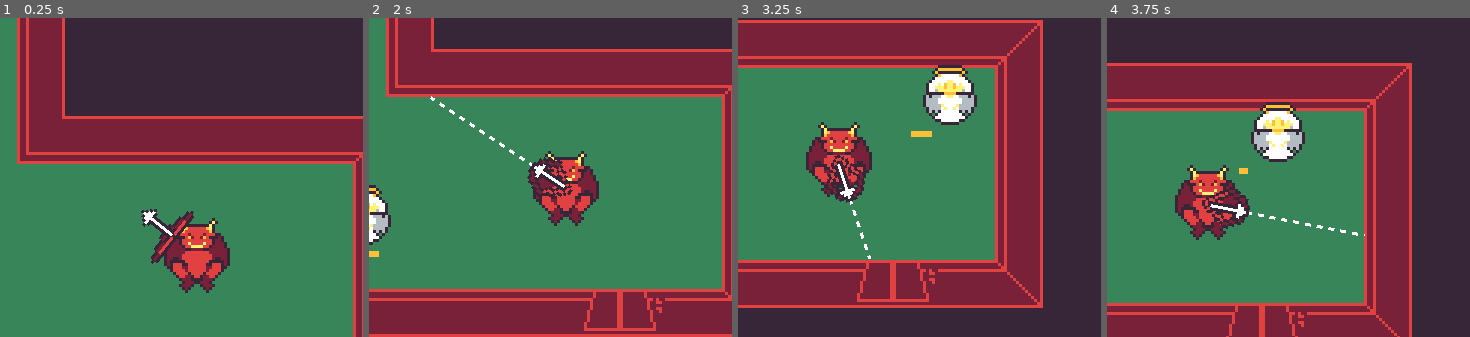
Above: before the commit, frames 1-4 (left to right).
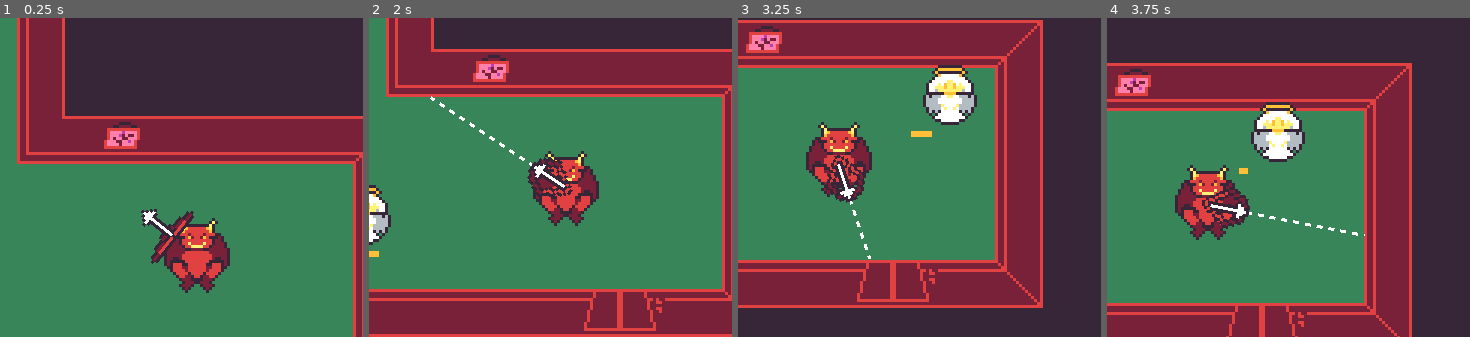
Above: after the commit, the same moments.

Repository: rthurmed/DiveIntoHell
Game: Godot game, scene res://src/levels/LevelTutorial.tscn
Two runs of this game, one before a commit and one after it. Both use one fixed random seed, a clock stepped at 60 frames per second and the inputs below.
Inputs:
- Up to frame 1 (0.25 s): no input
- Up to frame 2 (2 s): hold D (player_right) 0.53-1.28 s; tap Space (player_dash) at 0.6, 1.35 s; hold S (player_down) from 1.28 s (still down)
- Up to frame 3 (3.25 s): release S (player_down) at 2.03 s; hold D (player_right) 2.03-2.78 s; tap Space (player_dash) at 2.1, 2.85 s; hold W (player_up) from 2.78 s (still down)
- Up to frame 4 (3.75 s): release W (player_up) at 3.53 s; hold A (player_left) from 3.53 s (still down); tap Space (player_dash) at 3.6 s
The pictures show only the part of the screen within x 44-94%, y 30-80%; the shares and areas given below are measured in that part.

The runs differ from the first frame. In frame 1, 0.6% of the frame differs, in the area x 28-39%, y 32-42%; in frame 2, 0.6%; in frame 3, 0.6%; in frame 4, 0.6%.

Commit message:
Added decorations to levels

Diff:
--- a/src/levels/LevelCactus.tscn
+++ b/src/levels/LevelCactus.tscn
@@ -6,6 +6,7 @@
 [ext_resource path="res://src/world/Door.tscn" type="PackedScene" id=4]
 [ext_resource path="res://src/levels/Level.tscn" type="PackedScene" id=5]
 [ext_resource path="res://src/levels/LevelSubmarine.tscn" type="PackedScene" id=6]
+[ext_resource path="res://assets/decoration.png" type="Texture" id=7]
 
 [node name="Level1" type="Node2D"]
 
@@ -21,6 +22,22 @@
 [node name="DoorExit" parent="." instance=ExtResource( 4 )]
 position = Vector2( 110, 224 )
 rotation = -3.14159
+
+[node name="Decoration" type="Node2D" parent="."]
+
+[node name="Sprite" type="Sprite" parent="Decoration"]
+position = Vector2( 33, 24 )
+texture = ExtResource( 7 )
+hframes = 7
+vframes = 7
+frame = 3
+
+[node name="Sprite2" type="Sprite" parent="Decoration"]
+position = Vector2( 168, -8 )
+texture = ExtResource( 7 )
+hframes = 7
+vframes = 7
+frame = 5
 
 [node name="Level" parent="." instance=ExtResource( 5 )]
 next_scene = ExtResource( 6 )
--- a/src/levels/LevelDiagonalIntro.tscn
+++ b/src/levels/LevelDiagonalIntro.tscn
@@ -6,6 +6,7 @@
 [ext_resource path="res://src/enemy/devil/Devil.tscn" type="PackedScene" id=4]
 [ext_resource path="res://src/player/Player.tscn" type="PackedScene" id=5]
 [ext_resource path="res://src/world/Door.tscn" type="PackedScene" id=6]
+[ext_resource path="res://assets/decoration.png" type="Texture" id=7]
 
 [node name="LevelDiagonalIntro" type="Node2D"]
 
@@ -21,6 +22,25 @@
 [node name="DoorExit" parent="." instance=ExtResource( 6 )]
 position = Vector2( 224, 106 )
 rotation = 1.5708
+
+[node name="Decoration" type="Node2D" parent="."]
+
+[node name="Sprite" type="Sprite" parent="Decoration"]
+position = Vector2( 232, 84 )
+rotation = 1.5708
+scale = Vector2( -1, 1 )
+texture = ExtResource( 7 )
+hframes = 7
+vframes = 7
+frame = 17
+
+[node name="Sprite2" type="Sprite" parent="Decoration"]
+position = Vector2( 72, 72 )
+scale = Vector2( -1, 1 )
+texture = ExtResource( 7 )
+hframes = 7
+vframes = 7
+frame = 5
 
 [node name="Level" parent="." instance=ExtResource( 2 )]
 next_scene = ExtResource( 3 )
--- a/src/levels/LevelElephant.tscn
+++ b/src/levels/LevelElephant.tscn
@@ -7,6 +7,7 @@
 [ext_resource path="res://src/world/Portal.tscn" type="PackedScene" id=5]
 [ext_resource path="res://src/world/Door.tscn" type="PackedScene" id=6]
 [ext_resource path="res://src/levels/LevelGears.tscn" type="PackedScene" id=7]
+[ext_resource path="res://assets/decoration.png" type="Texture" id=8]
 
 [node name="LevelElephant" type="Node2D"]
 
@@ -23,6 +24,15 @@
 [node name="DoorExit" parent="." instance=ExtResource( 6 )]
 position = Vector2( 160, 168 )
 rotation = 1.5708
+
+[node name="Decoration" type="Node2D" parent="."]
+
+[node name="Sprite" type="Sprite" parent="Decoration"]
+position = Vector2( 104, 88 )
+texture = ExtResource( 8 )
+hframes = 7
+vframes = 7
+frame = 4
 
 [node name="Level" parent="." instance=ExtResource( 2 )]
 next_scene = ExtResource( 7 )
--- a/src/levels/LevelFrog.tscn
+++ b/src/levels/LevelFrog.tscn
@@ -7,6 +7,7 @@
 [ext_resource path="res://src/world/Portal.tscn" type="PackedScene" id=5]
 [ext_resource path="res://src/world/Door.tscn" type="PackedScene" id=6]
 [ext_resource path="res://src/levels/LevelTurtle.tscn" type="PackedScene" id=7]
+[ext_resource path="res://assets/decoration.png" type="Texture" id=8]
 
 [node name="LevelFrog" type="Node2D"]
 
@@ -23,6 +24,24 @@
 [node name="DoorExit" parent="." instance=ExtResource( 6 )]
 position = Vector2( 232, 192 )
 rotation = 3.14159
+
+[node name="Decoration" type="Node2D" parent="."]
+
+[node name="Sprite" type="Sprite" parent="Decoration"]
+position = Vector2( 21, 72 )
+scale = Vector2( -1, 1 )
+texture = ExtResource( 8 )
+hframes = 7
+vframes = 7
+frame = 18
+
+[node name="Sprite2" type="Sprite" parent="Decoration"]
+position = Vector2( 264, 172 )
+rotation = 1.5708
+texture = ExtResource( 8 )
+hframes = 7
+vframes = 7
+frame = 5
 
 [node name="Level" parent="." instance=ExtResource( 2 )]
 next_scene = ExtResource( 7 )
--- a/src/levels/LevelGears.tscn
+++ b/src/levels/LevelGears.tscn
@@ -6,6 +6,7 @@
 [ext_resource path="res://src/player/Player.tscn" type="PackedScene" id=4]
 [ext_resource path="res://src/world/Portal.tscn" type="PackedScene" id=5]
 [ext_resource path="res://src/world/Door.tscn" type="PackedScene" id=6]
+[ext_resource path="res://assets/decoration.png" type="Texture" id=7]
 
 [node name="LevelGears" type="Node2D"]
 
@@ -22,6 +23,30 @@
 [node name="DoorExit" parent="." instance=ExtResource( 6 )]
 position = Vector2( -48, 176 )
 rotation = -3.14159
+
+[node name="Decoration" type="Node2D" parent="."]
+
+[node name="Sprite" type="Sprite" parent="Decoration"]
+position = Vector2( 89, 104 )
+texture = ExtResource( 7 )
+hframes = 7
+vframes = 7
+frame = 3
+
+[node name="Sprite2" type="Sprite" parent="Decoration"]
+position = Vector2( 8, 88 )
+texture = ExtResource( 7 )
+hframes = 7
+vframes = 7
+frame = 5
+
+[node name="Sprite3" type="Sprite" parent="Decoration"]
+position = Vector2( -24, 151 )
+rotation = 1.5708
+texture = ExtResource( 7 )
+hframes = 7
+vframes = 7
+frame = 17
 
 [node name="Level" parent="." instance=ExtResource( 2 )]
 path_door_exit = NodePath("../DoorExit")
--- a/src/levels/LevelPortalIntro.tscn
+++ b/src/levels/LevelPortalIntro.tscn
@@ -7,6 +7,7 @@
 [ext_resource path="res://src/player/Player.tscn" type="PackedScene" id=5]
 [ext_resource path="res://src/world/Door.tscn" type="PackedScene" id=6]
 [ext_resource path="res://src/world/Portal.tscn" type="PackedScene" id=7]
+[ext_resource path="res://assets/decoration.png" type="Texture" id=8]
 
 [node name="LevelPortalIntro" type="Node2D"]
 
@@ -22,6 +23,39 @@
 [node name="DoorExit" parent="." instance=ExtResource( 6 )]
 position = Vector2( 174, 176 )
 rotation = -3.14159
+
+[node name="Decoration" type="Node2D" parent="."]
+
+[node name="Sprite" type="Sprite" parent="Decoration"]
+position = Vector2( 155, 8 )
+texture = ExtResource( 8 )
+hframes = 7
+vframes = 7
+frame = 4
+
+[node name="Sprite2" type="Sprite" parent="Decoration"]
+position = Vector2( 87, 9 )
+texture = ExtResource( 8 )
+hframes = 7
+vframes = 7
+frame = 5
+
+[node name="Sprite3" type="Sprite" parent="Decoration"]
+position = Vector2( 205, 184 )
+scale = Vector2( 1, -1 )
+texture = ExtResource( 8 )
+hframes = 7
+vframes = 7
+frame = 4
+
+[node name="Sprite4" type="Sprite" parent="Decoration"]
+position = Vector2( 24, 133 )
+rotation = 1.5708
+scale = Vector2( 1, -1 )
+texture = ExtResource( 8 )
+hframes = 7
+vframes = 7
+frame = 18
 
 [node name="Level" parent="." instance=ExtResource( 2 )]
 next_scene = ExtResource( 3 )
--- a/src/levels/LevelSubmarine.tscn
+++ b/src/levels/LevelSubmarine.tscn
@@ -6,6 +6,7 @@
 [ext_resource path="res://src/player/Player.tscn" type="PackedScene" id=4]
 [ext_resource path="res://src/world/Door.tscn" type="PackedScene" id=5]
 [ext_resource path="res://src/levels/LevelPortalIntro.tscn" type="PackedScene" id=6]
+[ext_resource path="res://assets/decoration.png" type="Texture" id=7]
 
 [node name="Level2" type="Node2D"]
 
@@ -21,6 +22,30 @@
 [node name="DoorExit" parent="." instance=ExtResource( 5 )]
 position = Vector2( 100, 224 )
 rotation = -3.14159
+
+[node name="Decoration" type="Node2D" parent="."]
+
+[node name="Sprite" type="Sprite" parent="Decoration"]
+position = Vector2( 66, 25 )
+texture = ExtResource( 7 )
+hframes = 7
+vframes = 7
+frame = 3
+
+[node name="Sprite2" type="Sprite" parent="Decoration"]
+position = Vector2( 212, 40 )
+texture = ExtResource( 7 )
+hframes = 7
+vframes = 7
+frame = 5
+
+[node name="Sprite3" type="Sprite" parent="Decoration"]
+position = Vector2( 52, 232 )
+scale = Vector2( -1, -1 )
+texture = ExtResource( 7 )
+hframes = 7
+vframes = 7
+frame = 5
 
 [node name="Level" parent="." instance=ExtResource( 2 )]
 next_scene = ExtResource( 6 )
--- a/src/levels/LevelTurtle.tscn
+++ b/src/levels/LevelTurtle.tscn
@@ -7,6 +7,7 @@
 [ext_resource path="res://src/world/Portal.tscn" type="PackedScene" id=5]
 [ext_resource path="res://src/world/Door.tscn" type="PackedScene" id=6]
 [ext_resource path="res://src/levels/LevelElephant.tscn" type="PackedScene" id=7]
+[ext_resource path="res://assets/decoration.png" type="Texture" id=8]
 
 [node name="LevelTurtle" type="Node2D"]
 
@@ -23,6 +24,23 @@
 [node name="DoorExit" parent="." instance=ExtResource( 6 )]
 position = Vector2( 256, 136 )
 rotation = 1.5708
+
+[node name="Decoration" type="Node2D" parent="."]
+
+[node name="Sprite" type="Sprite" parent="Decoration"]
+position = Vector2( 57, 40 )
+texture = ExtResource( 8 )
+hframes = 7
+vframes = 7
+frame = 17
+
+[node name="Sprite2" type="Sprite" parent="Decoration"]
+position = Vector2( 106, 216 )
+scale = Vector2( -1, -1 )
+texture = ExtResource( 8 )
+hframes = 7
+vframes = 7
+frame = 5
 
 [node name="Level" parent="." instance=ExtResource( 2 )]
 next_scene = ExtResource( 7 )
--- a/src/levels/LevelTutorial.tscn
+++ b/src/levels/LevelTutorial.tscn
@@ -6,6 +6,7 @@
 [ext_resource path="res://src/enemy/devil/Devil.tscn" type="PackedScene" id=4]
 [ext_resource path="res://src/player/Player.tscn" type="PackedScene" id=5]
 [ext_resource path="res://src/world/Door.tscn" type="PackedScene" id=6]
+[ext_resource path="res://assets/decoration.png" type="Texture" id=7]
 
 [node name="Level0" type="Node2D"]
 
@@ -21,6 +22,15 @@
 [node name="DoorExit" parent="." instance=ExtResource( 6 )]
 position = Vector2( 174, 160 )
 rotation = -3.14159
+
+[node name="Decoration" type="Node2D" parent="."]
+
+[node name="Sprite" type="Sprite" parent="Decoration"]
+position = Vector2( 132, 88 )
+texture = ExtResource( 7 )
+hframes = 7
+vframes = 7
+frame = 3
 
 [node name="Level" parent="." instance=ExtResource( 2 )]
 next_scene = ExtResource( 3 )
Binary file added: assets/decoration.png
Not shown, added: assets/decoration.png.import
Not shown: 1 places in src/levels/LevelCactus.tscn that only renumber resources
Not shown: 1 places in src/levels/LevelDiagonalIntro.tscn that only renumber resources
Not shown: 1 places in src/levels/LevelElephant.tscn that only renumber resources
Not shown: 1 places in src/levels/LevelFrog.tscn that only renumber resources
Not shown: 1 places in src/levels/LevelGears.tscn that only renumber resources
Not shown: 1 places in src/levels/LevelPortalIntro.tscn that only renumber resources
Not shown: 1 places in src/levels/LevelSubmarine.tscn that only renumber resources
Not shown: 1 places in src/levels/LevelTurtle.tscn that only renumber resources
Not shown: 1 places in src/levels/LevelTutorial.tscn that only renumber resources
